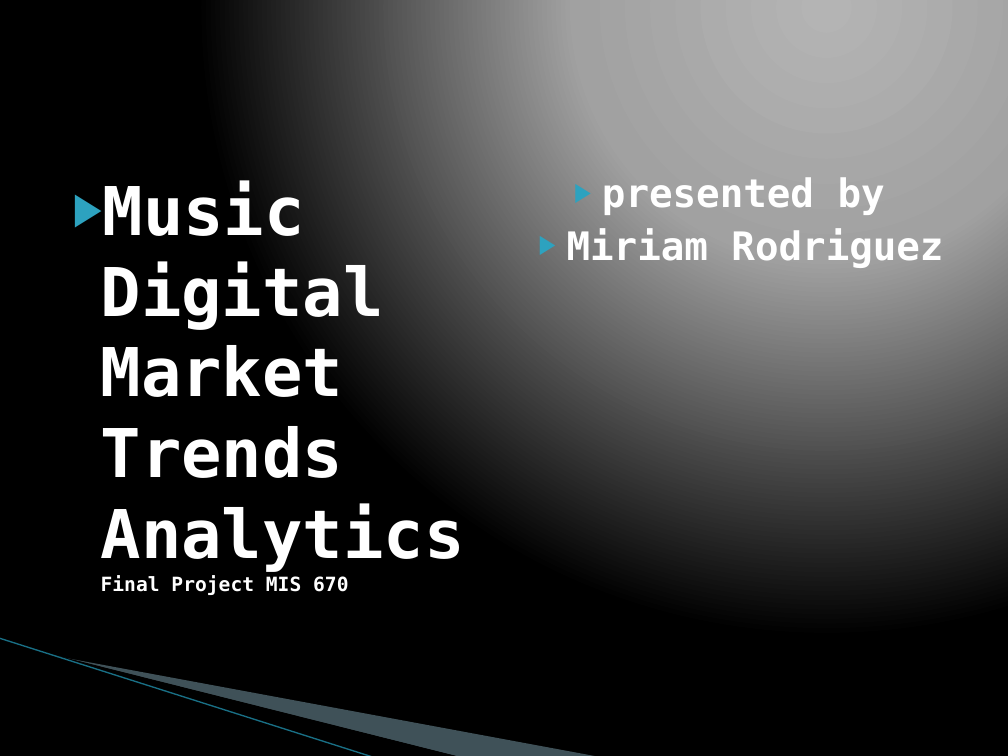
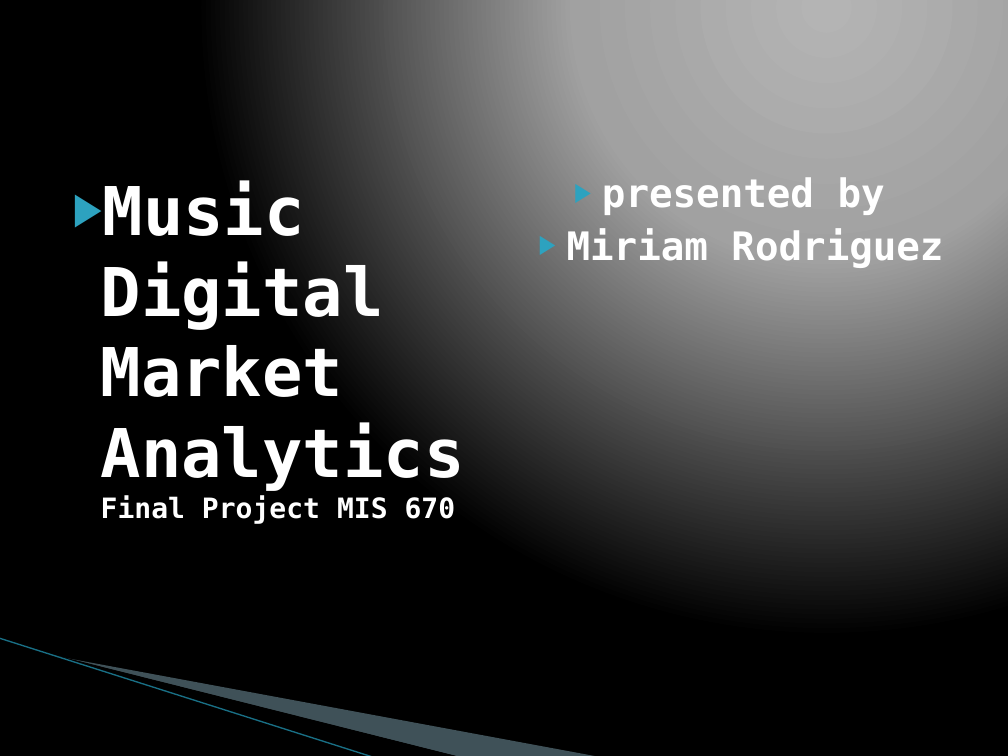
Before and after one commit to dmrod01/musicdistrotrends, a slide deck: slide 1 of Rodriguez_M_Final_Presentation.pptx. Drawn at 1008x756 pixels with LibreOffice and Linux fonts; fonts in the diff are those of the drawing; background and template pictures are left out. Boxes give left, top, right and bottom in pixels: in the first picture for what was removed or moved away, otherwise in the second. Text is boxed around its words. In the diff, an @@ line names an element or a change of style, - is before the commit and + after.

```diff
--- a/Rodriguez_M_Final_Presentation.pptx
+++ b/Rodriguez_M_Final_Presentation.pptx
@@ text at bbox=[101, 180, 465, 524]: text changed @@
-▶ Music Digital Market Trends Analytics
-  Final Project MIS 670
+▶ Music Digital Market Analytics
+  Final Project MIS 670
```
